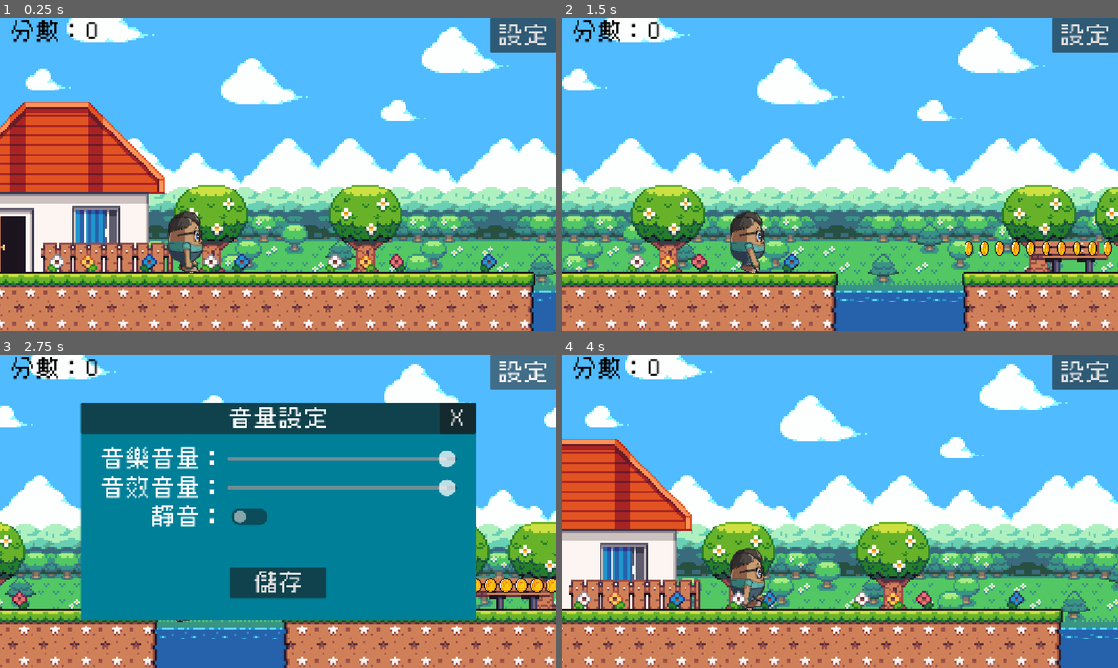
Above: before the commit, frames 1-4 (two rows, left to right).
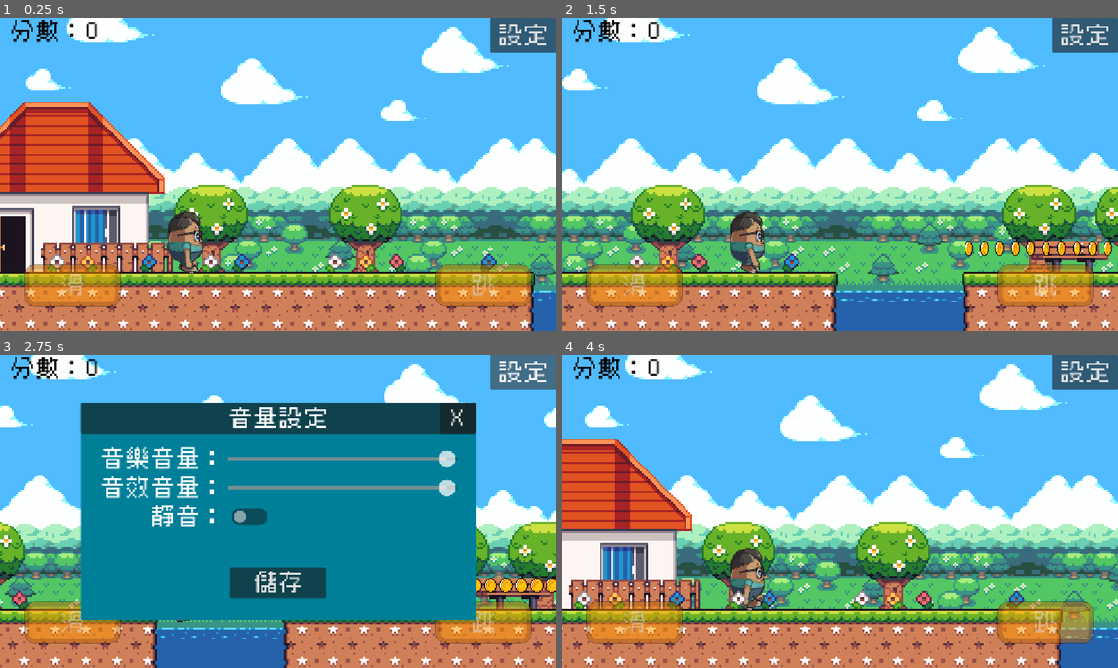
Above: after the commit, the same moments.

Repository: yuwechang/running-game
Game: Godot game, scene res://scenes/playground.tscn
The game is run twice, just before and just after one commit, with the same random seed, the same clock (stepped at 60 frames per second) and the same inputs.
Inputs (mouse positions are in pixels of both pictures, inside the frame that each line leads up to):
- Up to frame 1 (0.25 s): no input
- Up to frame 2 (1.5 s): click (634, 284) at 0.5 s, where only the run after the commit has a clickable "滑"; click (1045, 284) at 1.25 s, where only the run after the commit has a clickable "跳"
- Up to frame 3 (2.75 s): click "設定" at 2 s
- Up to frame 4 (4 s): click "儲存" at 2.75 s; click "重新開始" at 3.5 s

The runs differ from the first frame. In frame 1, 4.6% of the frame differs, in the area x 4-96%, y 78-93%; in frame 2, 4.6%; in frame 3, 3.7%; in frame 4, 4.6%.

Commit message:
Update - 2

Diff:
--- a/gdscripts/action_button.gd
+++ /dev/null
@@ -1,26 +0,0 @@
-extends Button
-
-@export var action : StringName
-
-
-# Called when the node enters the scene tree for the first time.
-func _ready() -> void:
-	button_down.connect(
-		func():
-			var event := InputEventAction.new()
-			event.action = action
-			event.pressed = true
-			Input.parse_input_event(event)
-	)
-	button_up.connect(
-		func():
-			var event := InputEventAction.new()
-			event.action = action
-			event.pressed = false
-			Input.parse_input_event(event)
-	)
-
-
-# Called every frame. 'delta' is the elapsed time since the previous frame.
-func _process(delta: float) -> void:
-	pass
--- a/scenes/main_ui.tscn
+++ b/scenes/main_ui.tscn
@@ -3,6 +3,7 @@
 [ext_resource type="Script" uid="uid://bdyp7n6admauv" path="res://gdscripts/main_ui.gd" id="1_513t2"]
 [ext_resource type="FontFile" uid="uid://c8t6hpeks8e2u" path="res://fonts/Cubic_11.ttf" id="2_e6fyy"]
 [ext_resource type="Script" uid="uid://bltd5c5cojapq" path="res://gdscripts/panel_ui.gd" id="3_e6fyy"]
+[ext_resource type="Texture2D" uid="uid://bj2vab3yoml8s" path="res://sprites/button.png" id="4_j6a7c"]
 
 [sub_resource type="DPITexture" id="DPITexture_513t2"]
 _source = "<svg xmlns=\"http://www.w3.org/2000/svg\" width=\"16\" height=\"16\"><circle cx=\"8\" cy=\"8\" r=\"7\" fill=\"#fefefe\" fill-opacity=\".75\"/></svg>
@@ -54,6 +55,14 @@
 "
 base_scale = 2.5
 
+[sub_resource type="StyleBoxTexture" id="StyleBoxTexture_0vh62"]
+texture = ExtResource("4_j6a7c")
+texture_margin_left = 16.0
+texture_margin_top = 16.0
+texture_margin_right = 16.0
+texture_margin_bottom = 16.0
+region_rect = Rect2(10, 10, 236, 108)
+
 [node name="CanvasLayer" type="CanvasLayer" unique_id=1696235956]
 process_mode = 3
 script = ExtResource("1_513t2")
@@ -203,6 +212,38 @@
 grow_vertical = 2
 text = "重新開始"
 
+[node name="MarginContainer" type="MarginContainer" parent="Control" unique_id=1697452408]
+layout_mode = 1
+anchors_preset = 12
+anchor_top = 1.0
+anchor_right = 1.0
+anchor_bottom = 1.0
+grow_horizontal = 2
+grow_vertical = 0
+theme_override_constants/margin_left = 50
+theme_override_constants/margin_right = 50
+theme_override_constants/margin_bottom = 50
+
+[node name="SlideButton" type="Button" parent="Control/MarginContainer" unique_id=678981627]
+self_modulate = Color(1, 1, 1, 0.5)
+custom_minimum_size = Vector2(200, 0)
+layout_mode = 2
+size_flags_horizontal = 0
+theme_override_styles/normal = SubResource("StyleBoxTexture_0vh62")
+theme_override_styles/pressed = SubResource("StyleBoxTexture_0vh62")
+theme_override_styles/hover = SubResource("StyleBoxTexture_0vh62")
+text = "滑"
+
+[node name="JumpButton" type="Button" parent="Control/MarginContainer" unique_id=235891967]
+self_modulate = Color(1, 1, 1, 0.5)
+custom_minimum_size = Vector2(200, 0)
+layout_mode = 2
+size_flags_horizontal = 8
+theme_override_styles/normal = SubResource("StyleBoxTexture_0vh62")
+theme_override_styles/pressed = SubResource("StyleBoxTexture_0vh62")
+theme_override_styles/hover = SubResource("StyleBoxTexture_0vh62")
+text = "跳"
+
 [connection signal="pressed" from="Control/SettingsButton" to="." method="_on_settings_button_pressed"]
 [connection signal="visibility_changed" from="Control/PanelContainer" to="Control/PanelContainer" method="_on_visibility_changed"]
 [connection signal="pressed" from="Control/PanelContainer/VBoxContainer/Top/CloseButton" to="Control/PanelContainer" method="_on_close_button_pressed"]
Not shown, removed: gdscripts/action_button.gd.uid
